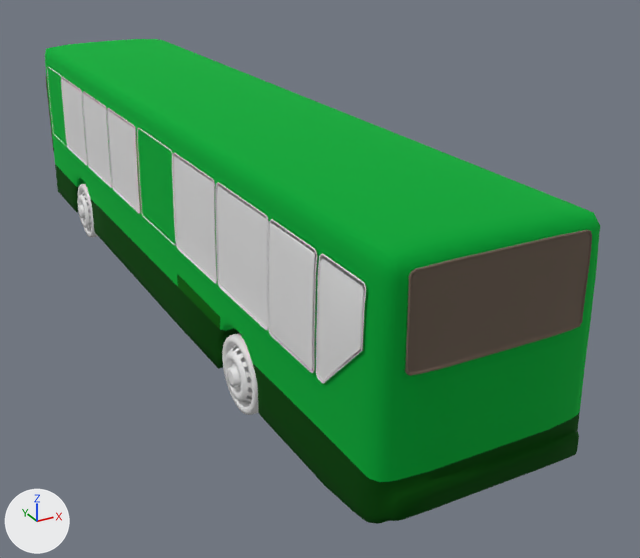
The Blender file 15.blend as it was, and as the next commit left it.
Rendered twice from a 50 mm lens placed at (-2.38, -5.66, 2.04), pointed at (0.45, -0.52, -0.53). Arrows for +X, +Y and +Z are at lower left; the lights stay in place.
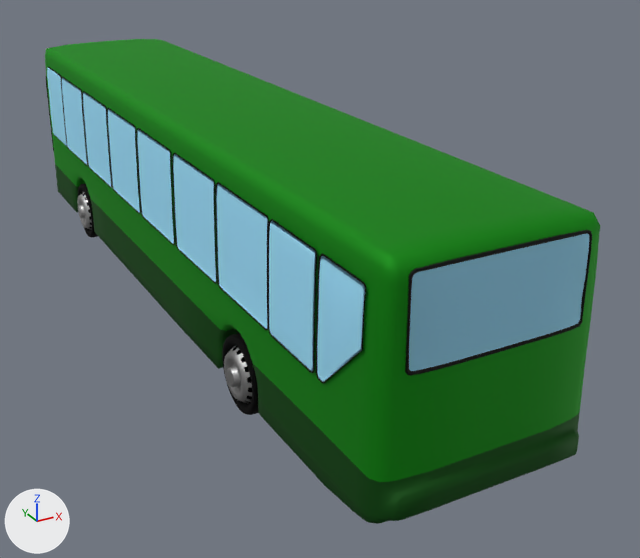
What differs and where, as boxes [x1, y1, x2, y2] in the pictures (640 x 558 px; the box of a moved part takes in the faces that stretch with it):
'Cube', surface changed
    both: [45, 39, 600, 509]
'Cube.003', recoloured, surface changed (grey to blue)
    both: [172, 153, 269, 330]
'Cube.002', recoloured (grey to blue)
    both: [268, 219, 317, 373]
'Cube.001', recoloured (grey to blue)
    both: [61, 77, 140, 214]
'Cube.004', recoloured, surface changed (grey to blue)
    both: [316, 253, 366, 383]
'Cube.007', added
    after: [136, 128, 175, 245]
'Cube.006', deleted
    before: [137, 128, 176, 246]
part 1 of me_cube_001, surface changed
    both: [45, 39, 600, 524]
part 3 of me_cube_006, built on (cyan)
    after: [47, 67, 67, 146]
part 4 of me_cube_006, recoloured
    before: [47, 67, 67, 147]
    after: [49, 67, 67, 147]
part 5 of me_circle_002, moved or reshaped
    both: [80, 190, 92, 232]
part 6 of me_circle_002, recoloured (grey to black)
    both: [78, 184, 98, 237]
part 7 of me_circle_002, recoloured
    both: [77, 194, 90, 228]

Patch to the scene script:
```diff
--- a/15.blend.py
+++ b/15.blend.py
@@ mat_material @@
 mat_material.metallic = 0.672
-mat_material.roughness = 0.948
+mat_material.roughness = 0.692
@@ mat_material_002 @@
+mat_material_002 = bpy.data.materials.new('Material.002')
+# colours: white #ffffff
+# uses the picture img_paleta_de_colores_jpg
@@ mat_material_001 @@
+mat_material_001 = principled_material('Material.001')
+mat_material_001.texture = img_paleta_de_colores_jpg
+mat_material_001.metallic = 1.0
@@ me_cube_001 @@
 me_cube_001.from_pydata(...)  # 2418 vertices, 2396 faces; spans x -1.0..1.0, y -3.03..2.99, z -0.66..0.72
 # used by ob_cube; location = (0.0, 0.0, 0.0); scale = (0.626, 1.0, 1.0)
+# me_cube_001 part 1: texture (UV) coordinates of 2362 of 2396 faces, centred in x -1.0..1.0, y -3.03..2.98, z -0.66..0.72, changed; they spanned u 0.0..0.86, v 0.0..0.65 and now span u 0.04..0.92, v 0.19..0.97
 me_cube_001.materials.append(mat_material)
@@ me_cube_002 @@
 me_cube_002.from_pydata(...)  # 216 vertices, 227 faces; spans x 0.958..0.993, y 1.57..2.244, z -0.079..0.562
+me_cube_002.materials.append(mat_material_002)
@@ me_cube_003 @@
 me_cube_003.from_pydata(...)  # 216 vertices, 227 faces; spans x 0.957..0.998, y -1.033..-0.533, z -0.079..0.562
+me_cube_003.materials.append(mat_material_002)
@@ me_cube_005 @@
 me_cube_005.from_pydata(...)  # 190 vertices, 210 faces; spans x 0.957..0.999, y -0.94..-0.538, z -0.079..0.562
 # used by ob_cube_004; location = (-0.004, -1.89, 0.0); scale = (0.626, 1.0, 1.0)
+# me_cube_005 part 2: texture (UV) coordinates of 210 of 210 faces, centred in x 0.957..0.993, y -0.94..-0.539, z -0.079..0.561, changed; they spanned u 0.0..0.0, v 0.0..0.0 and now span u 0.02..0.91, v 0.41..0.96
+me_cube_005.materials.append(mat_material_002)
@@ me_cube_006 @@
 # used by ob_cube_005; location = (0.001, 0.685, 0.0); scale = (0.626, 1.0, 1.0)
-me_cube_006.from_pydata(...)  # 192 vertices, 192 faces; spans x -0.983..-0.948, y 1.572..2.094, z -0.079..0.562
+me_cube_006.from_pydata(...)  # 217 vertices, 228 faces; spans x -0.987..-0.948, y 1.572..2.094, z -0.079..0.562
+# me_cube_006 part 3
+# 2 faces are deleted
+# 14 vertices in x -0.977..-0.949, y 1.577..2.085, z -0.072..0.551 move by (-0.01, 0.0, 0.0)
+# 10 vertices in x -0.977..-0.949, y 1.577..2.087, z -0.046..0.555 move by (-0.009, 0.0, 0.0)
+# 25 vertices are added at x -0.987..-0.958, y 1.588..2.075, z -0.053..0.55
+# 38 new faces join them
+# me_cube_006 part 4: 190 faces spanning x -0.987..-0.948, y 1.572..2.094, z -0.079..0.562 switch from no material to mat_material_002
@@ me_circle_002 @@
 me_circle_002.from_pydata(...)  # 561 vertices, 496 faces; spans x -1.0..1.0, y -1.0..1.0, z -0.43..0.15
 # used by ob_circle_002; location = (-0.61, 1.847, -0.557); rotation_euler = (-3.142, 1.571, 0.0), in degrees (-180, 90, 0); scale = (0.24, 0.24, 0.364)
+# me_circle_002 part 5
+# 48 faces are deleted
+# 16 new faces join them, mat_material_001 (picture img_paleta_de_colores_jpg)
+# 32 new faces join them, mat_material_002
+# me_circle_002 part 6: 192 faces spanning x -1.0..1.0, y -1.0..1.0, z -0.43..0.03 switch from no material to mat_material_002
+# me_circle_002 part 7: 256 faces spanning x -0.64..0.64, y -0.64..0.64, z 0.04..0.15 switch from no material to mat_material_001 (picture img_paleta_de_colores_jpg)
@@ me_cube_008 @@
 me_cube_008.from_pydata(...)  # 216 vertices, 227 faces; spans x 0.958..0.993, y 1.57..2.244, z -0.079..0.562
 # used by ob_cube_003; location = (0.001, -2.779, 0.0); scale = (0.626, 1.0, 1.0)
+# me_cube_008 part 8: texture (UV) coordinates of 227 of 227 faces, centred in x 0.959..0.993, y 1.57..2.244, z -0.079..0.561, changed; they spanned u 0.0..0.0, v 0.0..0.0 and now span u 0.05..0.92, v 0.39..0.96
+me_cube_008.materials.append(mat_material_002)
@@ ob_15_logo @@
 ob_15_logo = bpy.data.objects.new('15 logo', me_15_logo)
-ob_15_logo.location = (0.007, 2.939, 0.589)
+ob_15_logo.location = (0.007, 2.985, 0.572)
 ob_15_logo.rotation_euler = (-1576.0, 0.0, 3.142)  # degrees (62, 0, 180)
-ob_15_logo.scale = (0.215, 0.215, 0.215)
+ob_15_logo.scale = (0.223, 0.223, 0.223)
 _m = ob_15_logo.modifiers.new('Shrinkwrap', 'SHRINKWRAP')
@@ ob_cube_006 @@
-ob_cube_006 = bpy.data.objects.new('Cube.006', me_cube_007)
@@ ob_cube_007 @@
+ob_cube_007 = bpy.data.objects.new('Cube.007', me_cube_009)  # 216 vertices, 227 faces; spans x -0.993..-0.958, y 1.576..2.25, z -0.079..0.562
+ob_cube_007.location = (0.001, -2.082, 0.0)
+ob_cube_007.scale = (0.626, 1.0, 1.0)
```
